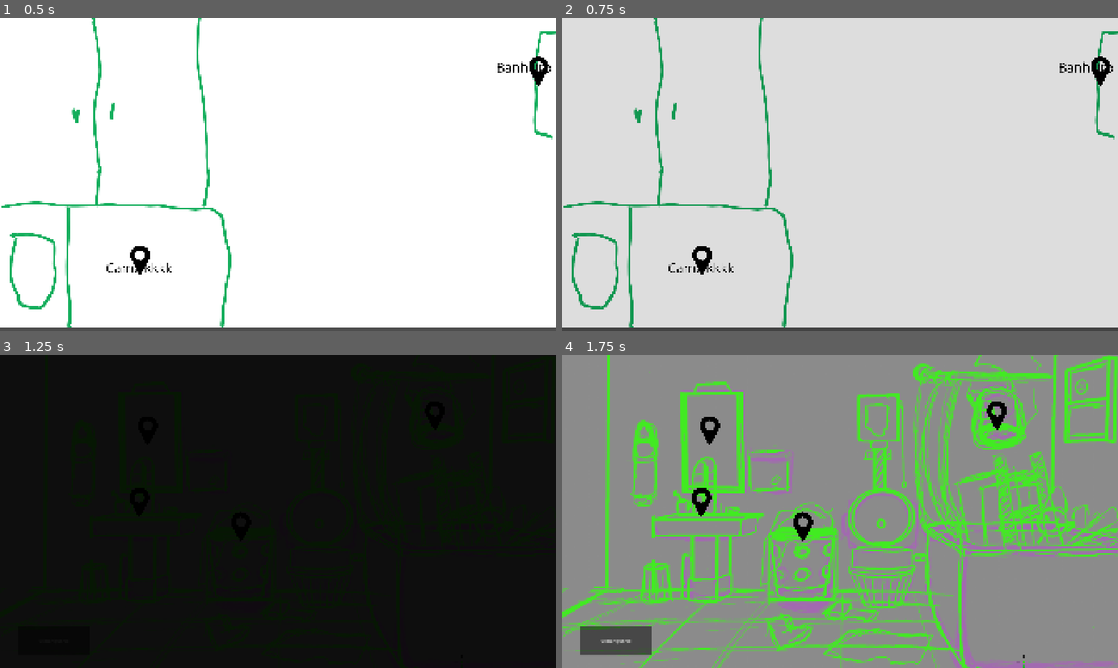
Above: before the commit, frames 1-4 (two rows, left to right).
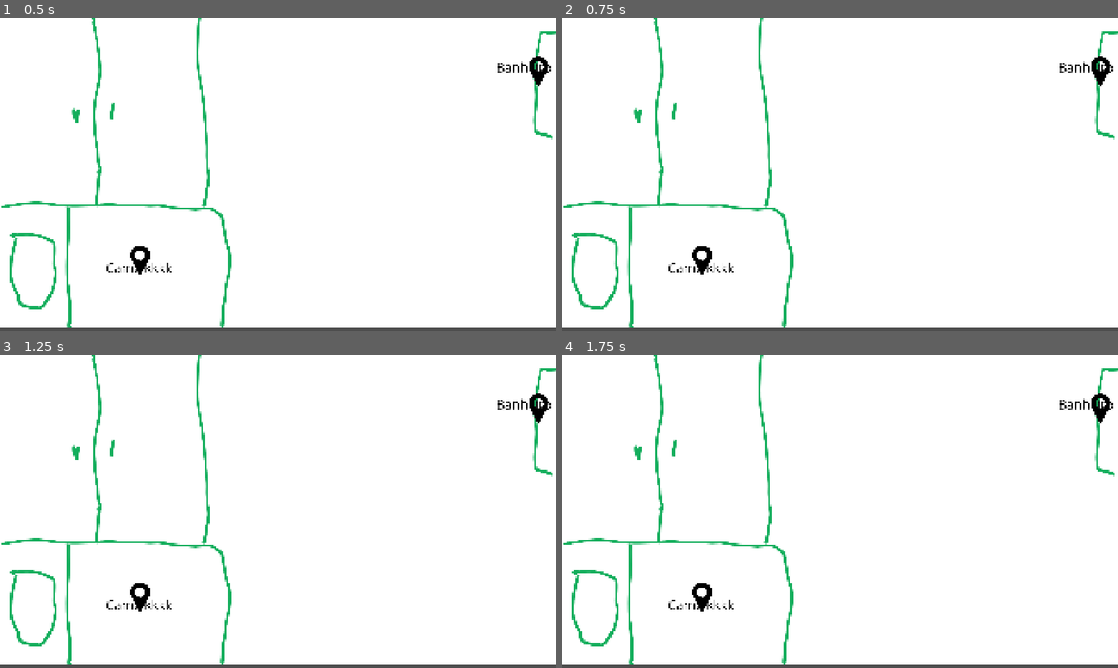
Above: after the commit, the same moments.

Repository: Moonymoon1/Criathlon
Game: Godot game, scene res://scenes/Quarto.tscn
Same seed, same stepped clock (60 frames per second), same inputs: the game is played once before the commit and once after it. Before the commit the project has no main scene; this scene is started directly in both runs.
Inputs (mouse positions are in pixels of both pictures, inside the frame that each line leads up to):
- Up to frame 1 (0.5 s): no input
- Up to frame 2 (0.75 s): tap Enter at 0.5 s; move the mouse to (678, 274) at 0.52 s; click (678, 274) at 0.67 s
- Up to frame 3 (1.25 s): no input
- Up to frame 4 (1.75 s): click (617, 639) at 1.25 s, where only the run before the commit has a clickable "Voltar quarto"

Frame 1 is identical in both runs. In frame 2, 97% of the frame differs, in the area x 0-100%, y 0-99%; in frame 3, 100%; in frame 4, 100%, in the area x 0-100%, y 0-100%.

Commit message:
Att
Fade nas trocas de cena
Sistema de quarto, tem que fazer os games e depois volta pro quarto para dormir e passar o dia

Diff:
--- a/project.godot
+++ b/project.godot
@@ -11,6 +11,7 @@
 [application]
 
 config/name="Criathlon"
+run/main_scene="uid://dxrmk3nqa466f"
 config/features=PackedStringArray("4.7", "Forward Plus")
 config/icon="res://icon.svg"
 
--- a/scenes/Banheiro.tscn
+++ b/scenes/Banheiro.tscn
@@ -20,7 +20,7 @@
 
 func _on_area_lavar_roupa_input_event(viewport: Node, event: InputEvent, shape_idx: int) -> void:
 	if event is InputEventMouseButton and event.pressed and event.button_index == MOUSE_BUTTON_LEFT:
-		get_tree().change_scene_to_file(\"res://scenes/LavarRoupa.tscn\")
+		get_tree().change_scene_to_file(\"res://scenes/JogarRoupaCesto.tscn\")
 
 
 func _on_botao_quarto_pressed() -> void:
@@ -73,6 +73,7 @@
 shape = SubResource("RectangleShape2D_kl2yw")
 
 [node name="Pin" type="Sprite2D" parent="EscovarDente/AreaEscovarDentes" unique_id=1211423018]
+position = Vector2(0, 56.999996)
 scale = Vector2(0.2, 0.2)
 texture = ExtResource("3_myqbf")
 
@@ -105,15 +106,7 @@
 scale = Vector2(0.2, 0.2)
 texture = ExtResource("3_myqbf")
 
-[node name="BotaoQuarto" type="Button" parent="." unique_id=1779536290]
-offset_left = 186.0
-offset_top = 993.0
-offset_right = 436.0
-offset_bottom = 1093.0
-text = "Voltar quarto"
-
 [connection signal="input_event" from="LavarRosto/AreaLavarRosto" to="." method="_on_area_lavar_rosto_input_event"]
 [connection signal="input_event" from="EscovarDente/AreaEscovarDentes" to="." method="_on_area_escovar_dentes_input_event"]
 [connection signal="input_event" from="TomarBanho/AreaTomarBanho" to="." method="_on_area_tomar_banho_input_event"]
 [connection signal="input_event" from="LavarRoupa/AreaLavarRoupa" to="." method="_on_area_lavar_roupa_input_event"]
-[connection signal="pressed" from="BotaoQuarto" to="." method="_on_botao_quarto_pressed"]
--- a/scenes/Quarto.tscn
+++ b/scenes/Quarto.tscn
@@ -42,4 +42,4 @@
 texture = ExtResource("2_24xt2")
 
 [connection signal="input_event" from="Quarto/AreaCama" to="Quarto" method="_on_area_cama_input_event"]
-[connection signal="input_event" from="Quarto/AreaBanheiro" to="Quarto" method="_on_area_cama_input_event"]
+[connection signal="input_event" from="Quarto/AreaBanheiro" to="Quarto" method="_on_area_banheiro_input_event"]
--- a/scenes/TomarBanho.tscn
+++ b/scenes/TomarBanho.tscn
@@ -1,39 +1,9 @@
 [gd_scene format=3 uid="uid://tc46u77lr5l5"]
 
 [ext_resource type="Texture2D" uid="uid://djoxtsy5wjtcn" path="res://Sprite/Sprite-Test/Banho.png" id="1_22eiy"]
-[ext_resource type="Script" uid="uid://bm0y6i14vy8b6" path="res://scripts/tomar_banho.gd" id="2_qwoxb"]
-[ext_resource type="Texture2D" uid="uid://pkuj5ync2t7m" path="res://Sprite/Sprite-Test/—Pngtree—black circles circular_5054163.png" id="3_qwoxb"]
-
-[sub_resource type="CircleShape2D" id="CircleShape2D_5fljy"]
 
 [node name="TomarBanho" type="Node2D" unique_id=1511323946]
 
 [node name="Fundo" type="Sprite2D" parent="." unique_id=124925730]
 position = Vector2(956, 541)
 texture = ExtResource("1_22eiy")
-
-[node name="TomarBanho" type="Node2D" parent="." unique_id=706627018]
-position = Vector2(0, -1)
-script = ExtResource("2_qwoxb")
-
-[node name="AreaCabeca" type="Area2D" parent="TomarBanho" unique_id=2002439730]
-position = Vector2(1102, 811)
-
-[node name="CollisionShape2D" type="CollisionShape2D" parent="TomarBanho/AreaCabeca" unique_id=1745710476]
-scale = Vector2(4, 4)
-shape = SubResource("CircleShape2D_5fljy")
-
-[node name="Sprite2D" type="Sprite2D" parent="TomarBanho/AreaCabeca" unique_id=1683972559]
-scale = Vector2(0.1, 0.1)
-texture = ExtResource("3_qwoxb")
-
-[node name="AreaCabeca2" type="Area2D" parent="TomarBanho" unique_id=911649131]
-position = Vector2(1102, 811)
-
-[node name="CollisionShape2D" type="CollisionShape2D" parent="TomarBanho/AreaCabeca2" unique_id=1495026000]
-scale = Vector2(4, 4)
-shape = SubResource("CircleShape2D_5fljy")
-
-[node name="Sprite2D" type="Sprite2D" parent="TomarBanho/AreaCabeca2" unique_id=375008353]
-scale = Vector2(0.1, 0.1)
-texture = ExtResource("3_qwoxb")
--- a/scripts/GameState.gd
+++ b/scripts/GameState.gd
@@ -1,10 +1,8 @@
 extends Node
-
-# Autoload "GameState" — guarda o dia atual e quais atividades já foram feitas nesse dia.
 
 var dia_atual: int = 1
 var atividades_feitas: Dictionary = {}
-var pronto_para_dormir: bool = false   # true quando já fez tudo que precisava hoje
+var pronto_para_dormir: bool = false
 
 func completar(atividade: String) -> bool:
 	atividades_feitas[atividade] = true
--- a/scripts/banheiro.gd
+++ b/scripts/banheiro.gd
@@ -14,10 +14,4 @@
 
 func _on_area_lavar_roupa_input_event(viewport: Node, event: InputEvent, shape_idx: int) -> void:
 	if event is InputEventMouseButton and event.pressed and event.button_index == MOUSE_BUTTON_LEFT:
-		Transicao.trocar_cena("res://scenes/LavarRoupa.tscn")
-
-func _on_botao_quarto_pressed() -> void:
-	if GameState.pronto_para_dormir:
-		Transicao.trocar_cena("res://scenes/Quarto.tscn")
-	else:
-		print("Ainda precisa fazer o minigame de hoje antes de voltar pro quarto!")
+		Transicao.trocar_cena("res://scenes/JogarRoupaCesto.tscn")
--- a/scripts/escovar.gd
+++ b/scripts/escovar.gd
@@ -21,8 +21,8 @@
 		liberado = true
 		botao_verificar.visible = false
 	else:
-		print("Ainda não dá pra escovar o dente hoje!")
-		get_tree().change_scene_to_file("res://scenes/Banheiro.tscn")
+		print("Não dá pra escovar o dente")
+		Transicao.trocar_cena("res://scenes/Banheiro.tscn")
 
 func _input(event: InputEvent) -> void:
 	if not liberado or terminou:
@@ -31,9 +31,12 @@
 	if aguardando_confirmacao:
 		if event is InputEventMouseButton and event.pressed:
 			terminou = true
-			print("Dente escovado!")
-			GameState.completar("escovar_dente")
-			get_tree().change_scene_to_file("res://scenes/Banheiro.tscn")
+			print("Dente escovado")
+			var avancou_dia: bool = GameState.completar("escovar_dente")
+			if avancou_dia:
+				Transicao.trocar_cena("res://scenes/Quarto.tscn")
+			else:
+				Transicao.trocar_cena("res://scenes/Banheiro.tscn")
 		return
 
 	if event is InputEventMouseButton and event.pressed and event.button_index == esperando:
--- a/scripts/lavarRosto.gd
+++ b/scripts/lavarRosto.gd
@@ -1,14 +1,12 @@
 extends Node2D
 
-@export var distancia_necessaria: float = 400
-@export var puxadas_necessarias: int = 2
+@export var distancia_necessaria: float = 600
 
 @onready var bolinha: Area2D = $AreaLavarRosto
 @onready var botao_verificar: Button = $BotaoVerificar
 
 var arrastando: bool = false
 var posicao_inicial: Vector2
-var contador: int = 0
 var terminou: bool = false
 var liberado: bool = false
 
@@ -17,7 +15,7 @@
 		liberado = true
 		botao_verificar.visible = false
 	else:
-		print("Ainda não dá pra lavar o rosto hoje!")
+		print("Não dá pra lavar o rosto")
 		Transicao.trocar_cena("res://scenes/Banheiro.tscn")
 
 func _on_area_lavar_rosto_input_event(viewport: Node, event: InputEvent, shape_idx: int) -> void:
@@ -41,16 +39,10 @@
 
 		if y_alvo >= posicao_inicial.y + distancia_necessaria:
 			arrastando = false
-			contador += 1
-			print("Puxadas: ", contador, "/", puxadas_necessarias)
-
-			if contador >= puxadas_necessarias:
-				terminou = true
-				print("Rosto lavado!")
-				var avancou_dia: bool = GameState.completar("lavar_rosto")
-				if avancou_dia:
-					Transicao.trocar_cena("res://scenes/Quarto.tscn")
-				else:
-					Transicao.trocar_cena("res://scenes/Banheiro.tscn")
+			terminou = true
+			print("Rosto lavado")
+			var avancou_dia: bool = GameState.completar("lavar_rosto")
+			if avancou_dia:
+				Transicao.trocar_cena("res://scenes/Quarto.tscn")
 			else:
-				bolinha.global_position = posicao_inicial
+				Transicao.trocar_cena("res://scenes/Banheiro.tscn")
--- a/scripts/quarto.gd
+++ b/scripts/quarto.gd
@@ -2,9 +2,15 @@
 
 func _on_area_banheiro_input_event(viewport: Node, event: InputEvent, shape_idx: int) -> void:
 	if event is InputEventMouseButton and event.pressed and event.button_index == MOUSE_BUTTON_LEFT:
+		if GameState.pronto_para_dormir:
+			print("Vai dormir na cama")
+			return
 		Transicao.trocar_cena("res://scenes/Banheiro.tscn")
 
 func _on_area_cama_input_event(viewport: Node, event: InputEvent, shape_idx: int) -> void:
 	if event is InputEventMouseButton and event.pressed and event.button_index == MOUSE_BUTTON_LEFT:
-		GameState.pronto_para_dormir = false   # já vai dormir, reseta a flag
-		Transicao.trocar_cena("res://scenes/Banheiro.tscn")
+		if not GameState.pronto_para_dormir:
+			print("Ainda não fui no banheiro")
+			return
+		GameState.pronto_para_dormir = false
+		Transicao.trocar_cena("res://scenes/Quarto.tscn")
--- a/scripts/transicao.gd
+++ b/scripts/transicao.gd
@@ -1,24 +1,21 @@
 extends CanvasLayer
-
-# Esse node deve ser a RAIZ de uma cena própria (Transicao.tscn), registrada como Autoload.
-# Assim ele existe o tempo todo, por cima de qualquer cena, e não precisa recriar o fade em cada uma.
 
 @onready var fade: ColorRect = $Fade
 
 func _ready() -> void:
-	layer = 100   # garante que fica por cima de tudo
+	layer = 100
 	fade.color.a = 0.0
-	fade.mouse_filter = Control.MOUSE_FILTER_IGNORE   # não bloqueia cliques quando transparente
+	fade.mouse_filter = Control.MOUSE_FILTER_IGNORE
 
 func trocar_cena(caminho: String, duracao: float = 0.5) -> void:
-	fade.mouse_filter = Control.MOUSE_FILTER_STOP   # bloqueia cliques durante a transição
+	fade.mouse_filter = Control.MOUSE_FILTER_STOP
 
 	var tween_saida: Tween = create_tween()
 	tween_saida.tween_property(fade, "color:a", 1.0, duracao)
 	await tween_saida.finished
 
 	get_tree().change_scene_to_file(caminho)
-	await get_tree().process_frame   # espera a cena nova terminar de carregar
+	await get_tree().process_frame
 
 	var tween_entrada: Tween = create_tween()
 	tween_entrada.tween_property(fade, "color:a", 0.0, duracao)
